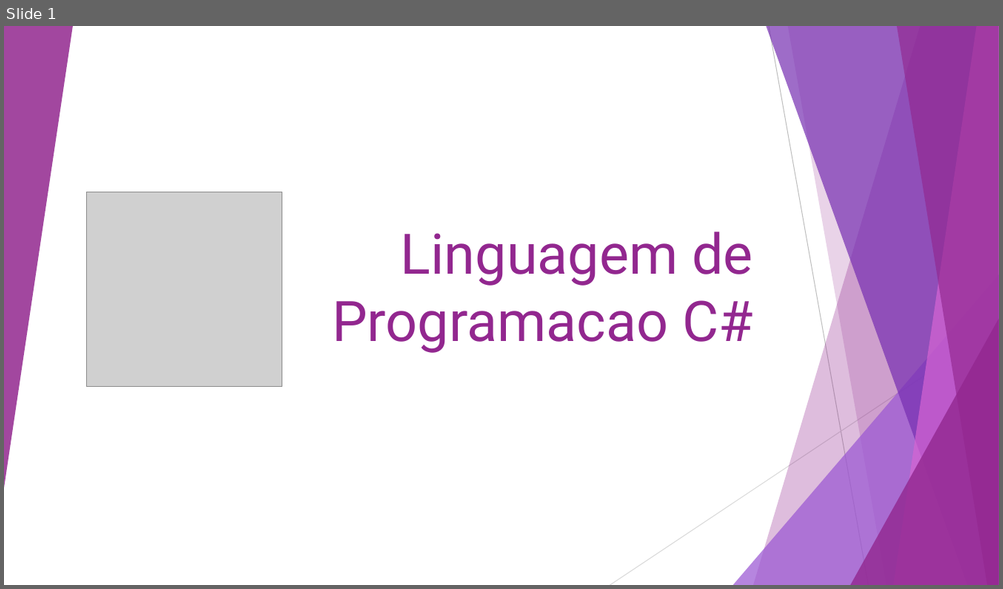
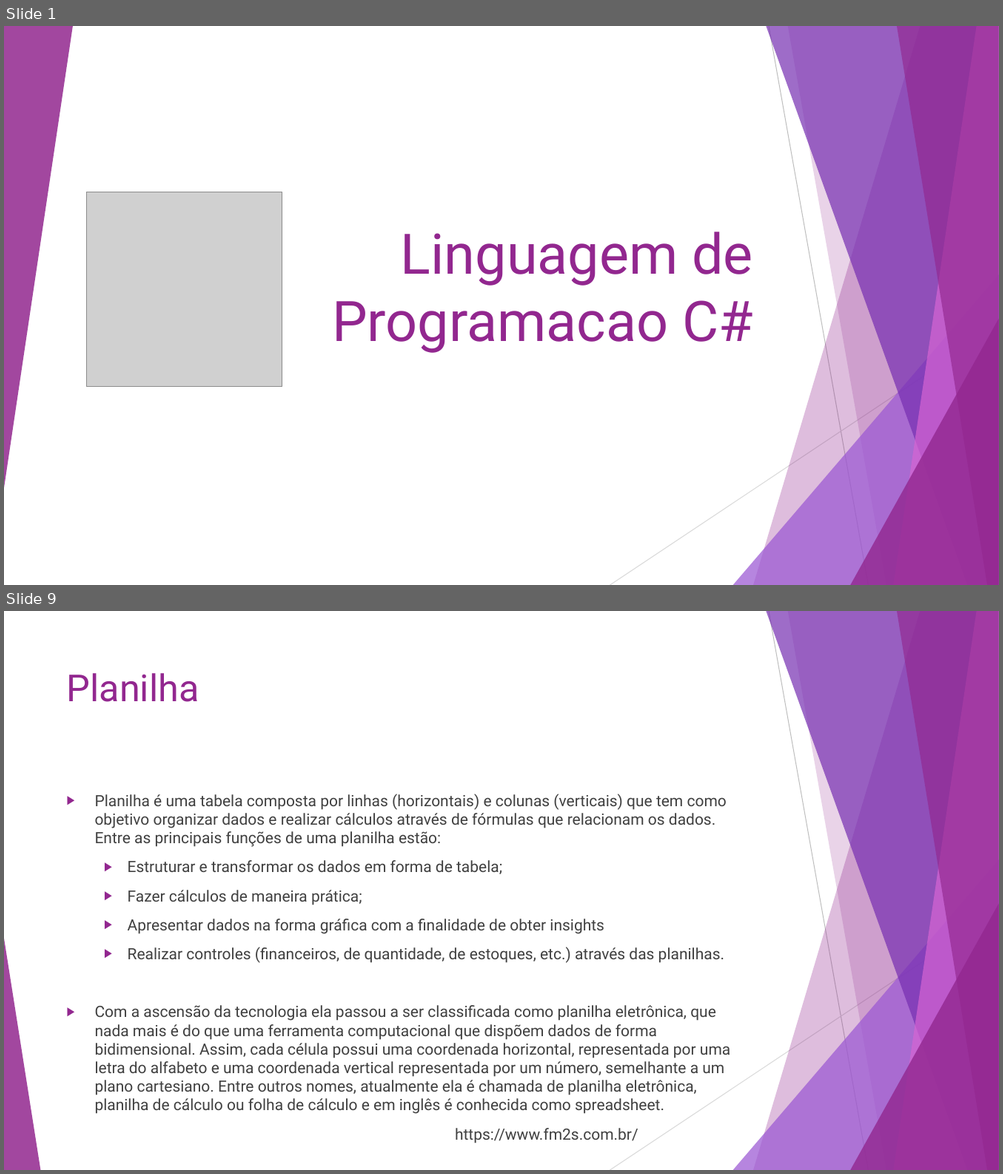
Before and after one commit to Hidekithiago/CSharp, a slide deck: Curso/Curso - cSharp.pptx. Shown one above the other, each under a label of ours: slide 1 before the commit, slides 1 and 9 after it; the slides between them are not shown. The pictures are 1003x589 and 1003x1174 pixels, drawn with LibreOffice and Linux fonts; fonts in the diff are those of the drawing; grey boxes stand for pictures. Boxes give left, top, right and bottom in pixels: in the first picture for what was removed or moved away, otherwise in the second. Text is boxed around its words. In the diff, an @@ line names an element or a change of style, - is before the commit and + after.

```diff
--- a/Curso/Curso - cSharp.pptx
+++ b/Curso/Curso - cSharp.pptx
@@ slide 9 added at bbox=[4, 611, 999, 1170], background #FFFFFF; not listed: 9 template elements that a slide beside it also shows @@
@@ title added at bbox=[67, 673, 199, 702], 36 pt, text #92278F @@
+Planilha
@@ text added at bbox=[95, 794, 730, 1114], 15 pt, text #404040 @@
+▶ Planilha é uma tabela composta por linhas (horizontais) e colunas (verticais) que tem como objetivo organizar dados e realizar cálculos através de fórmulas que relacionam os dados. Entre as principais funções de uma planilha estão:
+  ▶ Estruturar e transformar os dados em forma de tabela;
+  ▶ Fazer cálculos de maneira prática;
+  ▶ Apresentar dados na forma gráfica com a finalidade de obter insights
+  ▶ Realizar controles (financeiros, de quantidade, de estoques, etc.) através das planilhas.
+▶ Com a ascensão da tecnologia ela passou a ser classificada como planilha eletrônica, que nada mais é do que uma ferramenta computacional que dispõem dados de forma bidimensional. Assim, cada célula possui uma coordenada horizontal, representada por uma letra do alfabeto e uma coordenada vertical representada por um número, semelhante a um plano cartesiano. Entre outros nomes, atualmente ela é chamada de planilha eletrônica, planilha de cálculo ou folha de cálculo e em inglês é conhecida como spreadsheet.
+                https://www.fm2s.com.br/
@@ triangle added at bbox=[4, 939, 40, 1170], fill #92278F at 85% opacity @@
```
Also in this commit, not shown: 8 slides changed, 1 slide removed, 17 other files.
